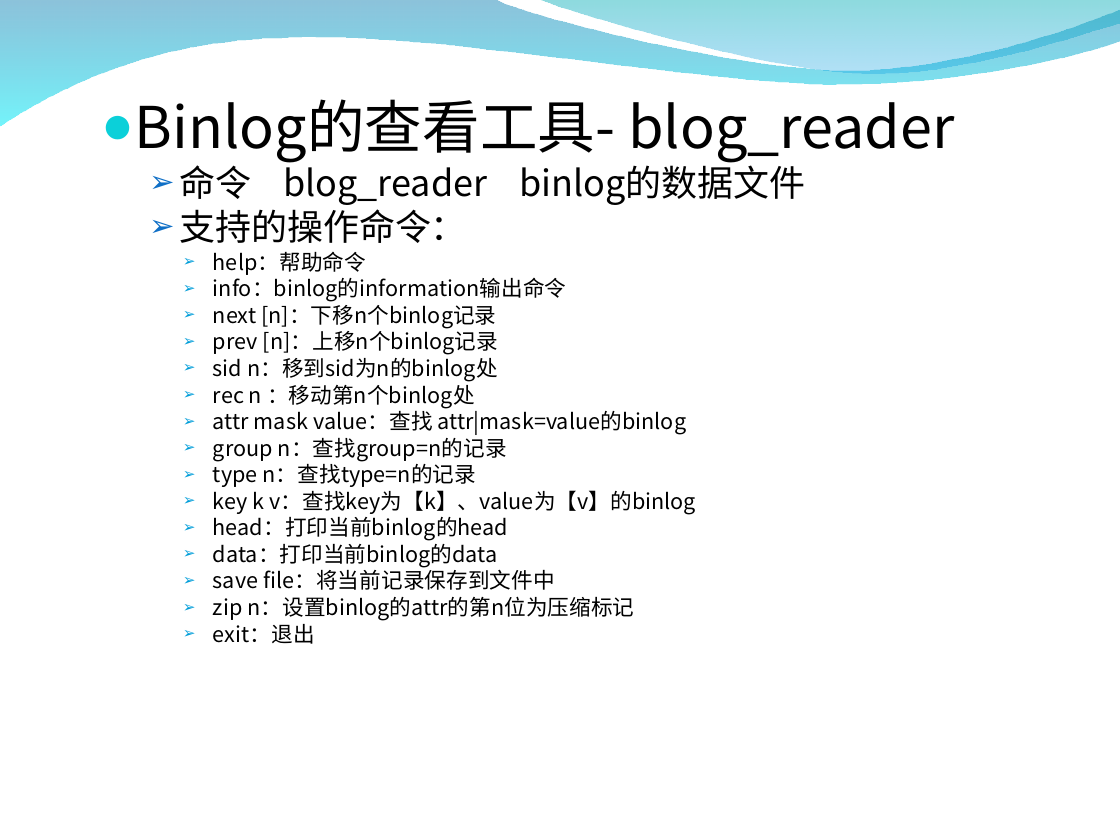
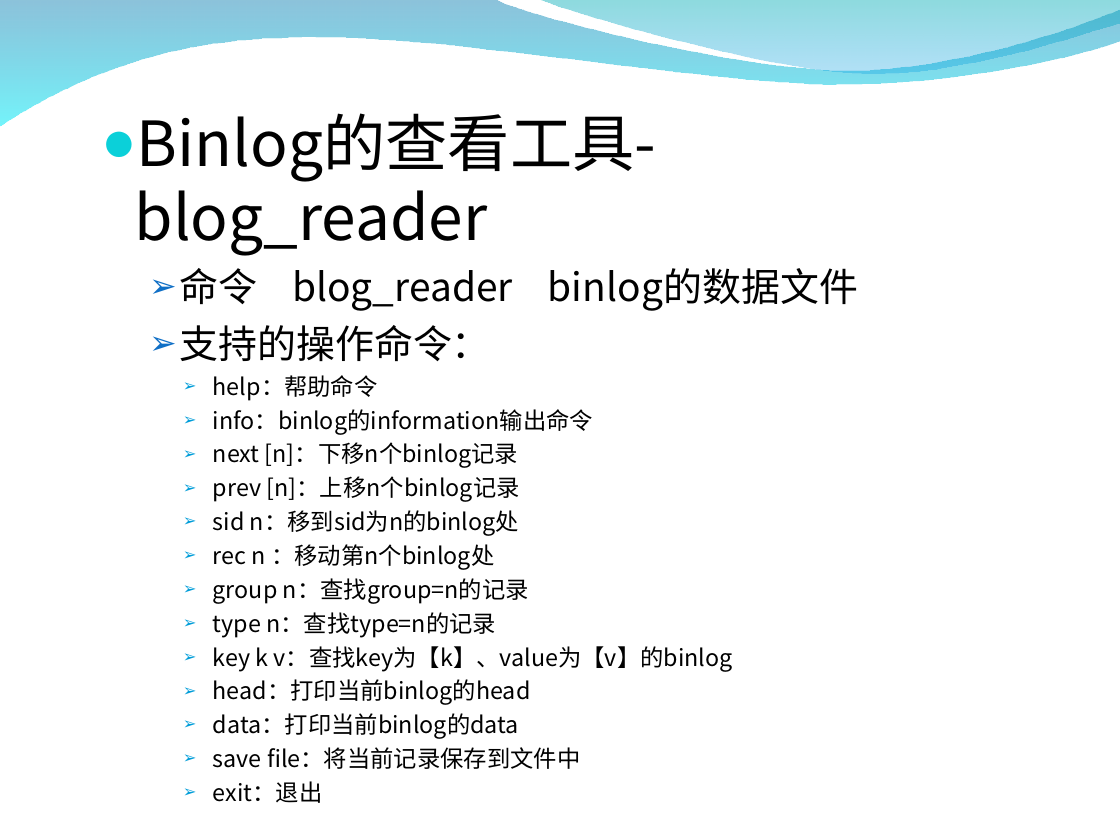
Before and after one commit to zxf1864/cwinux-mq, a slide deck: slide 28 of mq/doc/mq_introduce.ppt. Drawn at 1120x840 pixels with LibreOffice and Linux fonts; fonts in the diff are those of the drawing; background and template pictures are left out. Boxes give left, top, right and bottom in pixels: in the first picture for what was removed or moved away, otherwise in the second. Text is boxed around its words. In the diff, an @@ line names an element or a change of style, - is before the commit and + after.

```diff
--- a/mq/doc/mq_introduce.ppt
+++ b/mq/doc/mq_introduce.ppt
@@ text "Binlog的查看工具- blog_reader" at box(135, 113, 858, 803): size 29.6 to 32 pt in "Binlog的查看工具- blog_reader"; size 18.5 to 20 pt in "命令 blog_reader binlog的数据文件", "支持的操作命令："; size 11.1 to 12 pt in "help：帮助命令", "info：binlog的information输出命令", "next [n]：下移n个binlog记录", "prev [n]：上移n个binlog记录" and 9 more places; line spacing 0.8 to 1 @@
@@ text at box(213, 408, 687, 435): paragraph removed @@
-    ➢ attr mask value：查找 attr|mask=value的binlog
@@ text at box(213, 596, 634, 620): paragraph removed @@
-    ➢ zip n：设置binlog的attr的第n位为压缩标记
```
Also in this commit, not shown: 5 other slides changed.
